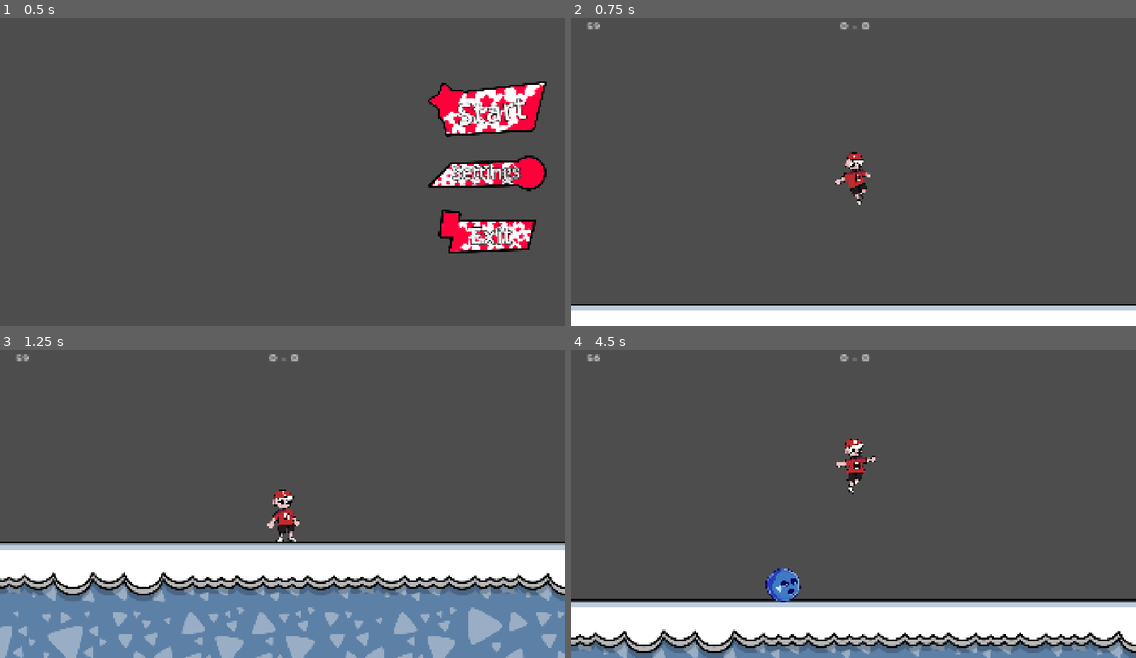
Above: before the commit, frames 1-4 (two rows, left to right).
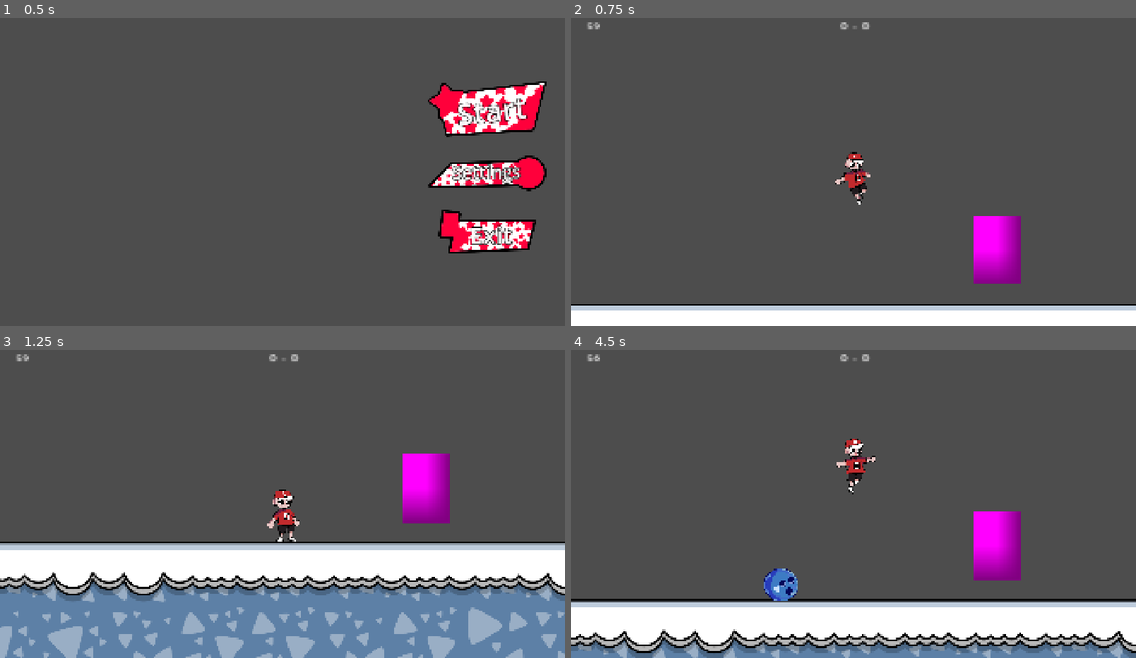
Above: after the commit, the same moments.

Repository: GuiDev-bit/Winter-Game-Jam
Game: Godot game, scene res://scenes/ui/main_menu.tscn
Same seed, same stepped clock (60 frames per second), same inputs: the game is played once before the commit and once after it.
Inputs (mouse positions are in pixels of both pictures, inside the frame that each line leads up to):
- Up to frame 1 (0.5 s): no input
- Up to frame 2 (0.75 s): click "Start" at 0.5 s
- Up to frame 3 (1.25 s): no input
- Up to frame 4 (4.5 s): tap Enter (ui_accept) at 1.25, 1.55, 2.1, 3.8, 4.35 s; move the mouse to (977, 482) at 1.27 s; hold Right mouse button (attack_r) 1.28-2.03 s; hold Right (ui_right) 1.28-2.78 s; tap W (jump) at 1.52, 1.82, 2.27, 2.3, 2.57, 2.85, 3.77, 4.07 s; move the mouse to (740, 516) at 2.02 s; move the mouse to (910, 430) at 2.77 s; hold Left (ui_left) 2.78-3.53 s; hold Right mouse button (attack_r) 2.78-3.53 s; move the mouse to (825, 562) at 3.52 s; hold Right (ui_right) from 3.53 s (still down); right-click (825, 562) at 3.6 s; move the mouse to (1023, 547) at 4.27 s

Frame 1 is identical in both runs. In frame 2, 1.8% of the frame differs, in the area x 71-80%, y 64-87%; in frame 3, 1.9%; in frame 4, 2.2%, in the area x 34-80%, y 52-82%.

Commit message:
enemy ia basic, ball direction, ball line

Diff:
--- /dev/null
+++ b/scenes/enemy.gd
@@ -0,0 +1,25 @@
+extends CharacterBody2D
+
+
+const SPEED = 300.0
+const JUMP_VELOCITY = -400.0
+
+
+func _physics_process(delta: float) -> void:
+	# Add the gravity.
+	if not is_on_floor():
+		velocity += get_gravity() * delta
+
+	# Handle jump.
+	if Input.is_action_just_pressed("ui_accept") and is_on_floor():
+		velocity.y = JUMP_VELOCITY
+
+	# Get the input direction and handle the movement/deceleration.
+	# As good practice, you should replace UI actions with custom gameplay actions.
+	var direction := Input.get_axis("ui_left", "ui_right")
+	if direction:
+		velocity.x = direction * SPEED
+	else:
+		velocity.x = move_toward(velocity.x, 0, SPEED)
+
+	move_and_slide()
--- /dev/null
+++ b/scenes/enemy.tscn
@@ -0,0 +1,52 @@
+[gd_scene format=3 uid="uid://dvpn2w6yufbyy"]
+
+[ext_resource type="Script" uid="uid://dnqt4p122fui7" path="res://script/component/hurtbox_component.gd" id="1_4ra3w"]
+[ext_resource type="Script" uid="uid://c0m2p6i0nqp1j" path="res://script/enemy/enemy.gd" id="1_5uy6h"]
+[ext_resource type="Script" uid="uid://bxmkgxah4aht4" path="res://script/component/hitbox_component.gd" id="2_5uy6h"]
+[ext_resource type="Script" uid="uid://cpx55onwhthnb" path="res://script/component/health_component.gd" id="3_c4w8v"]
+
+[sub_resource type="RectangleShape2D" id="RectangleShape2D_4ra3w"]
+size = Vector2(106, 156)
+
+[sub_resource type="RectangleShape2D" id="RectangleShape2D_5uy6h"]
+size = Vector2(107, 156)
+
+[sub_resource type="RectangleShape2D" id="RectangleShape2D_c4w8v"]
+size = Vector2(75, 144)
+
+[sub_resource type="PlaceholderTexture2D" id="PlaceholderTexture2D_xwavj"]
+
+[node name="Enemy" type="CharacterBody2D" unique_id=2023724772]
+script = ExtResource("1_5uy6h")
+
+[node name="CollisionShape2D" type="CollisionShape2D" parent="." unique_id=1589856721]
+position = Vector2(1359, 536)
+shape = SubResource("RectangleShape2D_4ra3w")
+
+[node name="NavigationAgent2D" type="NavigationAgent2D" parent="." unique_id=256980461]
+
+[node name="HurtboxComponent" type="Area2D" parent="." unique_id=256924563 node_paths=PackedStringArray("health_comp")]
+script = ExtResource("1_4ra3w")
+health_comp = NodePath("../HealthComponent")
+metadata/_custom_type_script = "uid://dnqt4p122fui7"
+
+[node name="CollisionShape2D" type="CollisionShape2D" parent="HurtboxComponent" unique_id=1565004791]
+position = Vector2(1358.5, 536)
+shape = SubResource("RectangleShape2D_5uy6h")
+
+[node name="HitboxComponent" type="Area2D" parent="." unique_id=1477100562]
+script = ExtResource("2_5uy6h")
+metadata/_custom_type_script = "uid://bxmkgxah4aht4"
+
+[node name="CollisionShape2D" type="CollisionShape2D" parent="HitboxComponent" unique_id=1735169367]
+position = Vector2(1269.5, 535)
+shape = SubResource("RectangleShape2D_c4w8v")
+
+[node name="Sprite2D" type="Sprite2D" parent="." unique_id=30663622]
+position = Vector2(1359.0001, 536)
+scale = Vector2(105.24998, 156.25)
+texture = SubResource("PlaceholderTexture2D_xwavj")
+
+[node name="HealthComponent" type="Node" parent="." unique_id=348332743]
+script = ExtResource("3_c4w8v")
+metadata/_custom_type_script = "uid://cpx55onwhthnb"
--- a/scenes/main/main.tscn
+++ b/scenes/main/main.tscn
@@ -5,6 +5,7 @@
 [ext_resource type="PackedScene" uid="uid://bw1vhtrhep4ky" path="res://scenes/ball/ball.tscn" id="2_6q06x"]
 [ext_resource type="PackedScene" uid="uid://c3vj3s7xoi087" path="res://scenes/player/player.tscn" id="3_ow5a4"]
 [ext_resource type="PackedScene" uid="uid://dhxrob07wfllc" path="res://scenes/arena/arena.tscn" id="4_hujxm"]
+[ext_resource type="PackedScene" uid="uid://dvpn2w6yufbyy" path="res://scenes/enemy.tscn" id="6_ow5a4"]
 
 [node name="Main" type="Node2D" unique_id=1443848199]
 process_mode = 3
@@ -22,3 +23,5 @@
 [node name="Player" parent="." unique_id=1175312892 instance=ExtResource("3_ow5a4")]
 position = Vector2(1033, 337)
 collision_mask = 12
+
+[node name="Enemy" parent="." unique_id=2023724772 instance=ExtResource("6_ow5a4")]
--- a/scenes/player/player.tscn
+++ b/scenes/player/player.tscn
@@ -92,7 +92,7 @@
 height = 115.0
 
 [sub_resource type="RectangleShape2D" id="RectangleShape2D_fm80t"]
-size = Vector2(36, 97)
+size = Vector2(103, 125.5)
 
 [node name="Player" type="CharacterBody2D" unique_id=1828741544]
 script = ExtResource("1_8afob")
@@ -101,7 +101,7 @@
 [node name="AnimatedSprite2D" type="AnimatedSprite2D" parent="." unique_id=166587267]
 scale = Vector2(0.25, 0.25)
 sprite_frames = SubResource("SpriteFrames_p47bc")
-animation = &"slide_c"
+animation = &"slide_b"
 
 [node name="CollisionShape2D" type="CollisionShape2D" parent="." unique_id=34379545]
 position = Vector2(5, -3.5)
@@ -125,8 +125,14 @@
 metadata/_custom_type_script = "uid://bxmkgxah4aht4"
 
 [node name="CollisionShape2D" type="CollisionShape2D" parent="HitboxComponent" unique_id=2092141964]
-position = Vector2(52, 1)
+position = Vector2(85.5, -13.25)
 shape = SubResource("RectangleShape2D_fm80t")
 debug_color = Color(0.83145946, 0.38334653, 0.23211065, 0.41960785)
 
+[node name="AimLine" type="Line2D" parent="." unique_id=1647355917]
+default_color = Color(1, 1, 0, 1)
+
+[node name="Crosshair" type="Sprite2D" parent="." unique_id=883643604]
+
 [connection signal="area_entered" from="HitboxComponent" to="HitboxComponent" method="_on_area_entered"]
+[connection signal="area_exited" from="HitboxComponent" to="HitboxComponent" method="_on_area_exited"]
--- a/script/ball/ball.gd
+++ b/script/ball/ball.gd
@@ -3,6 +3,7 @@
 
 @onready var sprite : Sprite2D = $Sprite2D
 @onready var hurtbox : HurtboxComponent = $HurtboxComponent
+
 
 # Physique
 @export var bounce_force : float = 800.0
@@ -12,6 +13,11 @@
 
 var previous_velocity : Vector2 = Vector2.ZERO
 var base_scale : Vector2 = Vector2(0.25, 0.25)
+var aim_direction : Vector2 = Vector2.ZERO
+var player_nearby : bool = false
+var is_aiming : bool = false
+var aiming_cooldown : float = 0.0
+
 
 
 
@@ -22,6 +28,24 @@
 	#active_game
 	apply_squash_stretch()
 	previous_velocity = linear_velocity
+
+	if is_aiming:
+		aiming_cooldown = 0.5  # reset le timer tant qu'on vise
+	else:
+		aiming_cooldown -= _delta
+
+	if player_nearby or aiming_cooldown > 0:
+		if Input.is_action_pressed("attack_r"):
+			is_aiming = true
+			var mouse_pos = get_global_mouse_position()
+			aim_direction = (mouse_pos - global_position).normalized()
+		elif is_aiming and Input.is_action_just_released("attack_r"):
+			is_aiming = false
+			if aim_direction != Vector2.ZERO:
+				apply_force_to_ball(aim_direction, bounce_force)
+	else:
+		is_aiming = false
+
 
 
 func apply_force_to_ball(direction: Vector2, force: float) -> void:
@@ -44,11 +68,15 @@
 	var squash = 1.0 + impact_strength * squash_amount
 	sprite.scale = Vector2(base_scale.x * squash, base_scale.y / squash)
 
-#j'ai désactiver quelques effets dsl , mais tu peux facilement les retirer
+
+@warning_ignore("unused_parameter")
+func _on_ball_get_hit(data: AttackData) -> void:
+	pass
 
 
-func _on_ball_get_hit(data: AttackData) -> void:
-	apply_force_to_ball(data.direction, data.force)
+func set_player_nearby(value: bool) -> void:
+	player_nearby = value
+
 
 func active_game():
 	if GameManager.current_state != GameManager.GameState.PLAYING:
--- a/script/component/hitbox_component.gd
+++ b/script/component/hitbox_component.gd
@@ -1,26 +1,30 @@
 extends Area2D
-class_name  HitboxComponent
+class_name HitboxComponent
 
 @export var attack_data : AttackData
 @export var shape : CollisionShape2D
 @export var team := 0
 
-
-# Called when the node enters the scene tree for the first time.
 func _ready() -> void:
 	end_attack()
 
-
-func lunch_attack() : #activer la collision
-	if shape :
+func lunch_attack():
+	if shape:
 		shape.set_deferred("disabled", false)
 
-
-func end_attack(): #désactiver la collision
-	if shape :
-		shape.set_deferred("disabled",true)
+func end_attack():
+	if shape:
+		shape.set_deferred("disabled", true)
 		attack_data = null
 
 func _on_area_entered(area: Area2D) -> void:
 	if attack_data and area is HurtboxComponent:
 		area.damage(attack_data)
+	if area is HurtboxComponent and area.get_parent() is Ball:
+		area.get_parent().set_player_nearby(true)
+		get_parent().ball_ref = area.get_parent()
+
+func _on_area_exited(area: Area2D) -> void:
+	if area is HurtboxComponent and area.get_parent() is Ball:
+		area.get_parent().set_player_nearby(false)
+		get_parent().ball_ref = null
--- a/script/component/hurtbox_component.gd
+++ b/script/component/hurtbox_component.gd
@@ -13,3 +13,10 @@
 	if health_comp :
 		health_comp.deplete_health(data.damage)
 	emit_signal("get_hit", data)
+
+func _on_area_exited(area: Area2D) -> void:
+	if area is HurtboxComponent and area.get_parent() is Ball:
+		area.get_parent().set_player_nearby(false)
+		area.get_parent().is_aiming = false
+		area.get_parent().aim_direction = Vector2.ZERO
+		get_parent().ball_ref = null
--- /dev/null
+++ b/script/enemy/enemy.gd
@@ -0,0 +1,68 @@
+extends CharacterBody2D
+class_name Enemy
+
+@onready var health_component : HealthComponent = $HealthComponent
+@onready var hitbox : HitboxComponent = $HitboxComponent
+@onready var hurtbox : HurtboxComponent = $HurtboxComponent
+@onready var nav_agent : NavigationAgent2D = $NavigationAgent2D
+
+@export var speed : float = 150.0
+@export var attack_range : float = 80.0
+@export var attack_cooldown : float = 1.0
+@export var attack_data : AttackData
+
+enum STATE { IDLE, CHASE, ATTACK, DEAD }
+var active_state : STATE = STATE.IDLE
+
+var player_ref : Player = null
+var attack_timer : float = 0.0
+
+func _ready() -> void:
+	health_component.died.connect(_on_died)
+	hurtbox.get_hit.connect(_on_get_hit)
+	player_ref = get_tree().get_first_node_in_group("player")
+	switch_state(STATE.CHASE)
+
+func _physics_process(delta: float) -> void:
+	process_state(delta)
+	move_and_slide()
+
+func switch_state(to_state: STATE) -> void:
+	active_state = to_state
+	match active_state:
+		STATE.ATTACK:
+			hitbox.attack_data = attack_data
+			hitbox.lunch_attack()
+		STATE.DEAD:
+			queue_free()
+
+func process_state(delta: float) -> void:
+	match active_state:
+		STATE.IDLE:
+			if player_ref:
+				switch_state(STATE.CHASE)
+
+		STATE.CHASE:
+			if not player_ref:
+				switch_state(STATE.IDLE)
+				return
+			var distance = global_position.distance_to(player_ref.global_position)
+			if distance <= attack_range:
+				switch_state(STATE.ATTACK)
+			else:
+				nav_agent.target_position = player_ref.global_position
+				var next = nav_agent.get_next_path_position()
+				velocity = (next - global_position).normalized() * speed
+
+		STATE.ATTACK:
+				attack_timer += delta
+				if attack_timer >= attack_cooldown:
+					attack_timer = 0.0
+					hitbox.end_attack()
+					switch_state(STATE.CHASE)
+
+func _on_died() -> void:
+	switch_state(STATE.DEAD)
+
+func _on_get_hit(data: AttackData) -> void:
+	pass
--- a/script/player/player.gd
+++ b/script/player/player.gd
@@ -5,6 +5,8 @@
 @onready var  input_component : Inputcomponent =$InputComponent
 @onready var animated_sprite : AnimatedSprite2D = $AnimatedSprite2D
 @onready var hitbox : HitboxComponent = $HitboxComponent
+@onready var aim_line : Line2D = $AimLine
+@onready var crosshair : Sprite2D = $Crosshair
 
 
 
@@ -25,10 +27,14 @@
 var slide_anim:= ["slide_a", "slide_b","slide_c"]
 var current_slide:= ""
 
+var ball_ref : Ball = null
+
 
 func _ready() -> void:
 	switch_state(active_state)
 	GameManager.player_respawn.connect(_on_respawn)
+	aim_line.visible = false
+	crosshair.visible = false
 
 func _on_respawn(spawn_position: Vector2) -> void:
 	global_position = spawn_position
@@ -39,10 +45,47 @@
 	move_component.direction = input_component.x_input #assigner la directiomn au mouvement comp
 	process_state(delta)
 	update_animation()
+	update_aim()
 
 
 	prev_velocity_x = lerp(prev_velocity_x, velocity.x, 6.7 * delta)
 	move_and_slide()
+
+func update_aim() -> void:
+	if not aim_line or not crosshair:
+		return
+	if ball_ref and ball_ref.player_nearby and Input.is_action_pressed("attack_r"):
+
+		var mouse_pos = get_global_mouse_position()
+		var aim_dir = (mouse_pos - global_position).normalized()
+		var angle = (mouse_pos - global_position).angle()
+		crosshair.global_position = global_position + aim_dir * 80
+		crosshair.rotation = angle
+		crosshair.visible = true
+		calculate_trajectory(aim_dir)
+		aim_line.visible = true
+	else:
+		aim_line.visible = false
+		crosshair.visible = false
+
+
+func calculate_trajectory(aim_dir: Vector2) -> void:
+	var points : Array = [Vector2.ZERO]
+	var sim_pos : Vector2 = global_position
+	var sim_dir : Vector2 = aim_dir
+	var space_state = get_world_2d().direct_space_state
+	for i in range(5):
+		var query = PhysicsRayQueryParameters2D.create(sim_pos, sim_pos + sim_dir * 500)
+		query.exclude = [self]
+		var result = space_state.intersect_ray(query)
+		if result and result.normal.length() > 0:
+			points.append(to_local(result.position))
+			sim_pos = result.position + result.normal * 2
+			sim_dir = sim_dir.bounce(result.normal)
+		else:
+			points.append(to_local(sim_pos + sim_dir * 500))
+			break
+	aim_line.points = points
 
 
 func active_game():  #check if game is active
Not shown, added: scenes/enemy.gd.uid
Not shown, added: script/enemy/enemy.gd.uid
